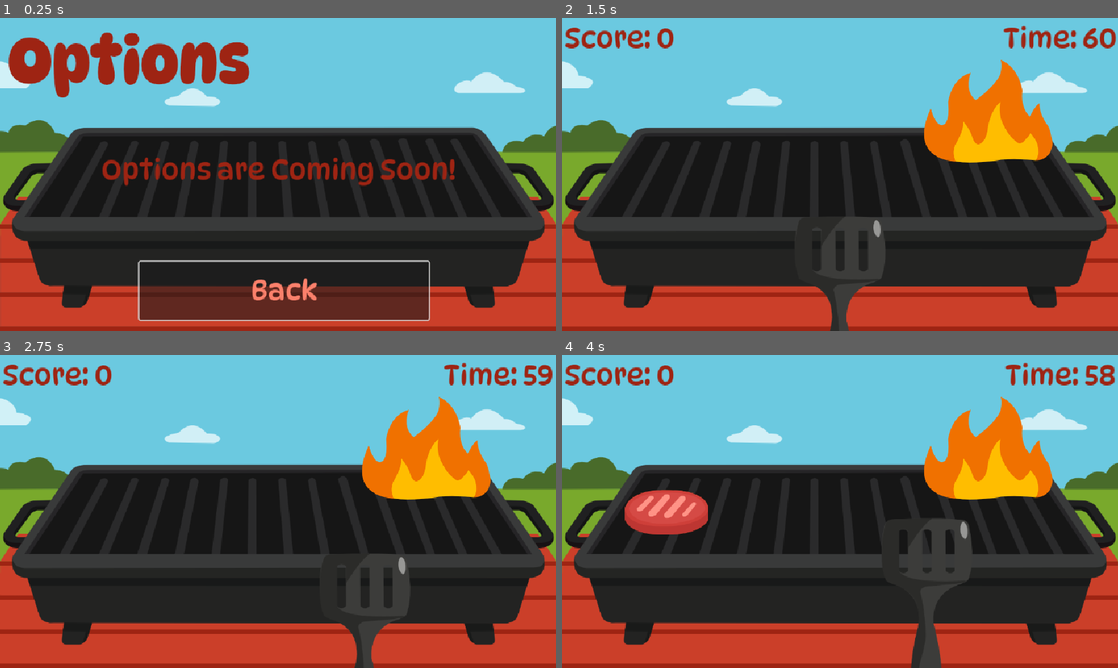
Above: before the commit, frames 1-4 (two rows, left to right).
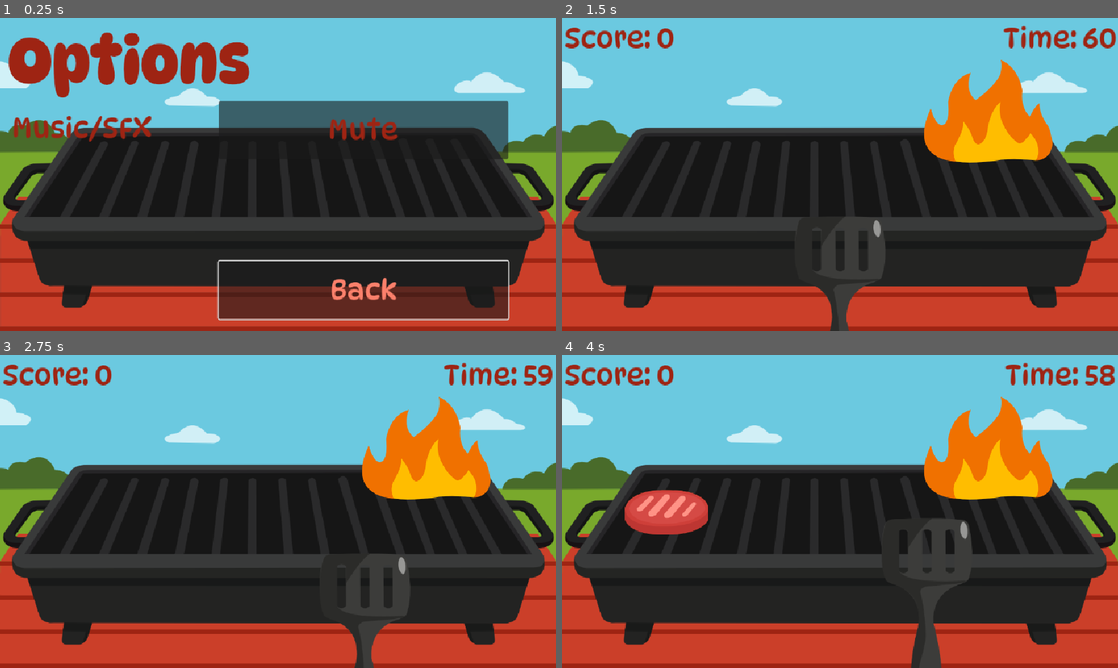
Above: after the commit, the same moments.

Repository: Allus-Interactive/30-days-of-summer-2025
Game: Godot game, scene res://scenes/menus/options/options.tscn
Same seed, same stepped clock (60 frames per second), same inputs: the game is played once before the commit and once after it. This scene is started directly instead of the project's main scene.
Inputs:
- Up to frame 1 (0.25 s): no input
- Up to frame 2 (1.5 s): click "Back" at 0.5 s; click "Play" at 1.25 s
- Up to frame 3 (2.75 s): hold D (move_right) from 2.03 s (still down); tap Space (flip) at 2.1 s
- Up to frame 4 (4 s): release D (move_right) at 2.78 s; hold A (move_left) 2.78-3.53 s; tap Space (flip) at 2.85, 3.6 s; hold D (move_right) from 3.53 s (still down)

The runs differ from the first frame. In frame 1, 13% of the frame differs, in the area x 2-92%, y 26-97%; in frame 2, less than 0.1%; in frame 3, less than 0.1%; in frame 4, less than 0.1%.

Commit message:
implemented mute/unmute functionality

Diff:
--- a/scenes/game manager/game_manager.gd
+++ b/scenes/game manager/game_manager.gd
@@ -3,6 +3,7 @@
 
 var current_score: int = 0
 var high_score: int = 0
+var is_muted: bool = false
 signal flip_the_food(current_position: float)
 
 
--- a/scenes/menus/options/options.gd
+++ b/scenes/menus/options/options.gd
@@ -1,15 +1,35 @@
 extends Control
+
+
+#var is_muted: bool = false
 
 
 @export var prev_scene: String
 
 
-@onready var back_button: Button = $CanvasLayer/BackButton
+@onready var mute_button: Button = $CanvasLayer/HBoxContainer/VBoxContainer/MuteButton
+@onready var back_button: Button = $CanvasLayer/HBoxContainer/VBoxContainer/BackButton
 
 
 func _ready() -> void:
 	back_button.grab_focus()
+	set_mute_button_text()
+
+
+func set_mute_button_text():
+	if GameManager.is_muted:
+		mute_button.text = "Unmute"
+	else:
+		mute_button.text = "Mute"
 
 
 func _on_back_button_pressed() -> void:
 	get_tree().change_scene_to_file.call_deferred(prev_scene)
+
+
+func _on_mute_button_pressed() -> void:
+	var bus_index = AudioServer.get_bus_index("Master")
+	GameManager.is_muted = !GameManager.is_muted
+	AudioServer.set_bus_mute(bus_index, GameManager.is_muted)
+
+	set_mute_button_text()
--- a/scenes/menus/options/options.tscn
+++ b/scenes/menus/options/options.tscn
@@ -26,22 +26,48 @@
 offset_bottom = 540.0
 color = Color(0, 0, 0, 0.490196)
 
-[node name="OptionsLabel" type="Label" parent="CanvasLayer"]
-offset_top = 200.0
-offset_right = 960.0
-offset_bottom = 325.0
+[node name="MusicLabel" type="Label" parent="CanvasLayer"]
+offset_left = 20.0
+offset_top = 160.0
+offset_right = 262.0
+offset_bottom = 219.0
 theme = ExtResource("3_qdq3g")
-text = "Options are Coming Soon!"
+text = "Music/SFX"
 horizontal_alignment = 1
 vertical_alignment = 1
 
-[node name="BackButton" type="Button" parent="CanvasLayer"]
+[node name="HBoxContainer" type="HBoxContainer" parent="CanvasLayer"]
+offset_left = 20.0
+offset_top = 143.0
+offset_right = 940.0
+offset_bottom = 243.0
+theme_override_constants/separation = 178
+
+[node name="EmptyLabel" type="Label" parent="CanvasLayer/HBoxContainer"]
+layout_mode = 2
+theme = ExtResource("3_qdq3g")
+horizontal_alignment = 1
+vertical_alignment = 1
+
+[node name="VBoxContainer2" type="VBoxContainer" parent="CanvasLayer/HBoxContainer"]
+layout_mode = 2
+theme_override_constants/separation = 186
+
+[node name="VBoxContainer" type="VBoxContainer" parent="CanvasLayer/HBoxContainer"]
+layout_mode = 2
+theme_override_constants/separation = 176
+
+[node name="MuteButton" type="Button" parent="CanvasLayer/HBoxContainer/VBoxContainer"]
 custom_minimum_size = Vector2(500, 100)
-offset_left = 240.0
-offset_top = 420.0
-offset_right = 740.0
-offset_bottom = 520.0
+layout_mode = 2
+theme = ExtResource("3_qdq3g")
+text = "Mute"
+
+[node name="BackButton" type="Button" parent="CanvasLayer/HBoxContainer/VBoxContainer"]
+custom_minimum_size = Vector2(500, 100)
+layout_mode = 2
 theme = ExtResource("3_qdq3g")
 text = "Back"
 
-[connection signal="pressed" from="CanvasLayer/BackButton" to="." method="_on_back_button_pressed"]
+[connection signal="pressed" from="CanvasLayer/HBoxContainer/VBoxContainer/MuteButton" to="." method="_on_mute_button_pressed"]
+[connection signal="pressed" from="CanvasLayer/HBoxContainer/VBoxContainer/BackButton" to="." method="_on_back_button_pressed"]
--- a/scenes/menus/pause_screen.gd
+++ b/scenes/menus/pause_screen.gd
@@ -23,6 +23,5 @@
 		canvas_layer.visible = false
 		get_tree().paused = false
 
-
 	if Input.is_action_just_pressed("quit"):
 		get_tree().change_scene_to_file.call_deferred(main_menu_scene)
